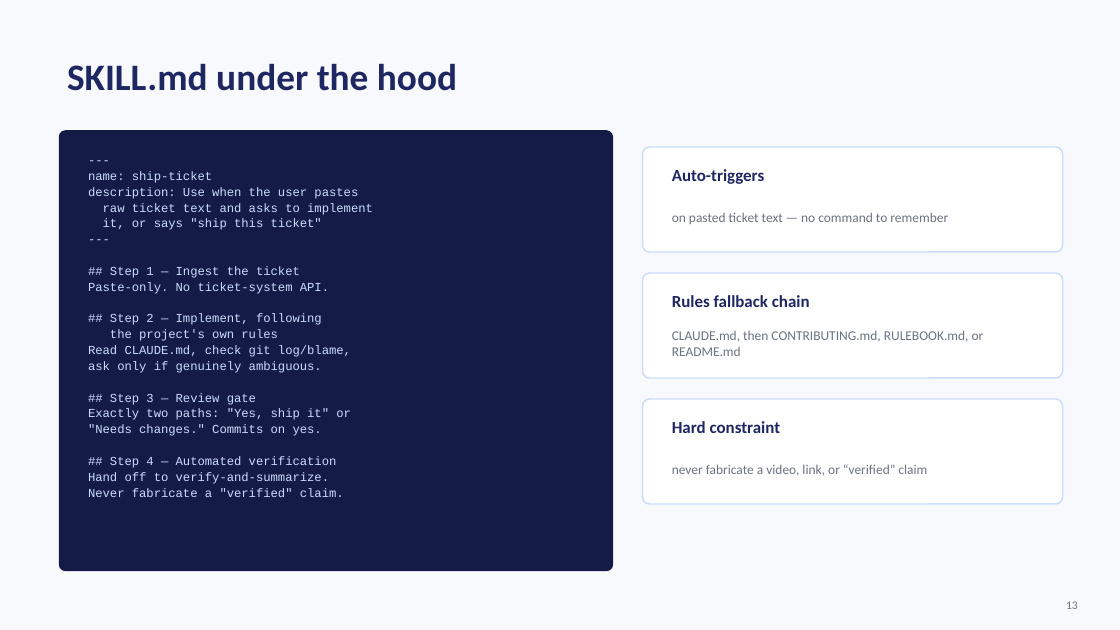
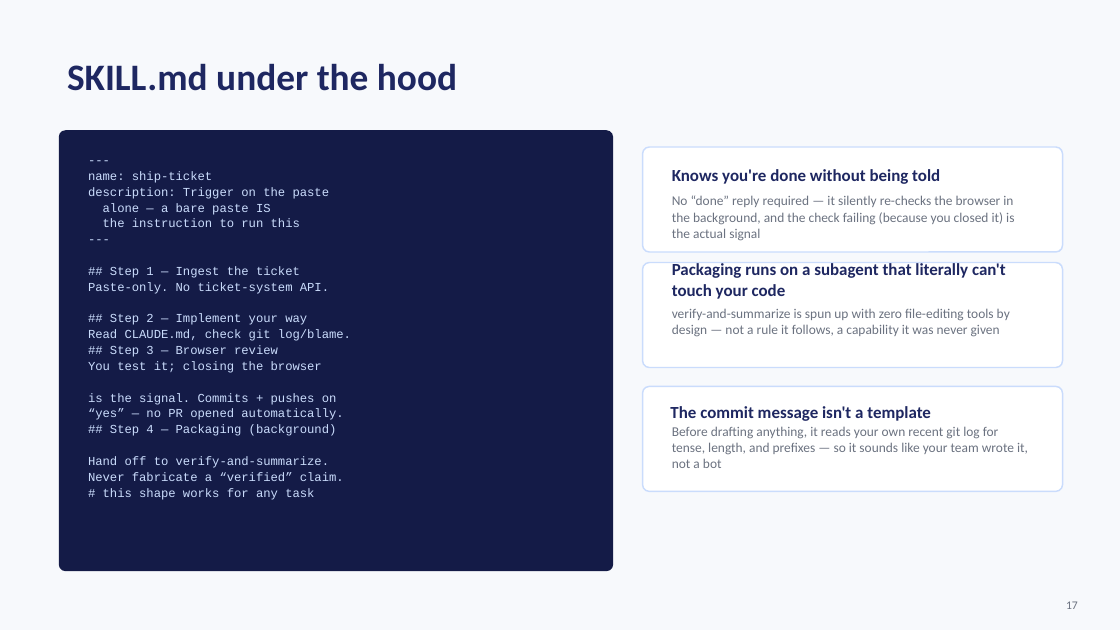
Before and after one commit to RedefineVishw/Demo-Project, a slide deck: slide 17 of ship-ticket-demo.pptx (slide 13 before the commit). Drawn at 1120x630 pixels with LibreOffice and Linux fonts; fonts in the diff are those of the drawing. Boxes give left, top, right and bottom in pixels: in the first picture for what was removed or moved away, otherwise in the second. Text is boxed around its words. In the diff, an @@ line names an element or a change of style, - is before the commit and + after.

```diff
--- a/ship-ticket-demo.pptx
+++ b/ship-ticket-demo.pptx
@@ text at (672,169,940,184): text changed @@
-Auto-triggers
+Knows you're done without being told
@@ text at (88,187,330,227): text changed @@
-description: Use when the user pastes
-raw ticket text and asks to implement
-it, or says "ship this ticket"
+description: Trigger on the paste
+alone — a bare paste IS
+the instruction to run this
@@ text at (672,195,1014,241): text changed @@
-on pasted ticket text — no command to remember
+No “done” reply required — it silently re-checks the browser in the background, and the check failing (because you closed it) is the actual signal
@@ rounded rectangle: place and size @@
-rounded rectangle at (643,273,1063,378)
+rounded rectangle at (643,262,1063,367)
@@ text at (672,262,1006,299): text changed @@
-Rules fallback chain
+Packaging runs on a subagent that literally can't touch your code
@@ text at (88,314,351,436): text changed @@
-## Step 2 — Implement, following
-the project's own rules
-Read CLAUDE.md, check git log/blame,
-ask only if genuinely ambiguous.
-## Step 3 — Review gate
-Exactly two paths: "Yes, ship it" or
-"Needs changes." Commits on yes.
-## Step 4 — Automated verification
+## Step 2 — Implement your way
+Read CLAUDE.md, check git log/blame.
+## Step 3 — Browser review
+You test it; closing the browser
+is the signal. Commits + pushes on
+“yes” — no PR opened automatically.
+## Step 4 — Packaging (background)
@@ text at (672,308,1010,337): text changed @@
-CLAUDE.md, then CONTRIBUTING.md, RULEBOOK.md, or README.md
+verify-and-summarize is spun up with zero file-editing tools by design — not a rule it follows, a capability it was never given
@@ rounded rectangle: place and size @@
-rounded rectangle at (643,399,1063,504)
+rounded rectangle at (643,386,1063,492)
@@ text at (670,406,931,421): text changed @@
-Hard constraint
+The commit message isn't a template
@@ text at (672,426,1028,468): text changed @@
-never fabricate a video, link, or “verified” claim
+Before drafting anything, it reads your own recent git log for tense, length, and prefixes — so it sounds like your team wrote it, not a bot
@@ text at (88,472,344,500): text changed @@
-Never fabricate a "verified" claim.
+Never fabricate a “verified” claim.
+# this shape works for any task
@@ text at (1066,601,1078,609): text changed @@
-13
+17
```
Also in this commit, not shown: 14 other slides changed, 5 slides added, 2 slides removed, 5 other files.
